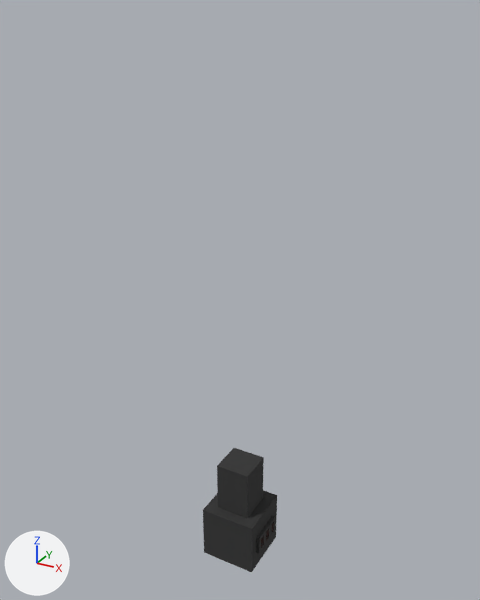
Two versions of the FBX model Assets/Furnace/Furnace.fbx, one commit apart.
Both versions are drawn from a camera (50 mm lens) standing at (9.31, -16.96, 17.56) and looking at (-0.19, 0.31, 8.92). Every picture has the same lights, and +X, +Y and +Z are marked at lower left. Where no turn or scale is listed for an object, it has been applied to the vertices.

The older version as bpy lines, for what is in view:
```python
me_cube = bpy.data.meshes.new('Cube')
me_cube.from_pydata(...)  # 104 vertices, 102 faces; spans x -1.0..1.13, y -1.0..1.0, z -1.0..2.83
# faces by material slot: [99, 3]
me_cube.materials.append(mat_furnace)  # black #323232
me_cube.materials.append(mat_fire)  # red #ae4f39
ob_cube = bpy.data.objects.new('Cube', me_cube)
ob_cube.location = (0.0, 0.0, 0.0)
```
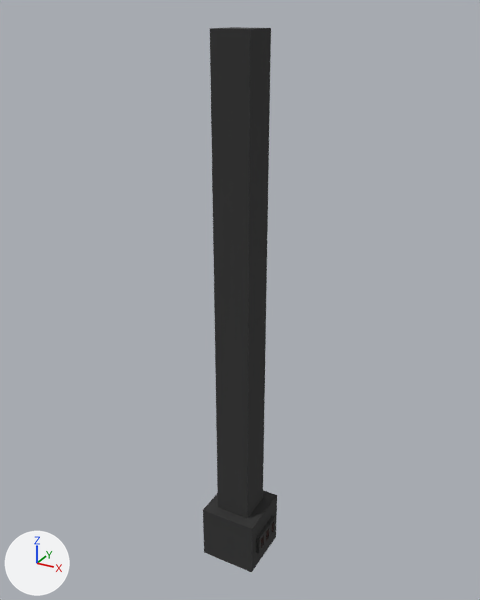
Changed parts and their boxes [x1, y1, x2, y2] in the pictures (480 x 600 px):
```json
{"object": "Cube", "change": "reshaped", "before": [203, 448, 277, 572], "after": [203, 27, 277, 572], "on screen": "337% taller"}
{"part": 1, "of": "me_cube", "change": "built on", "before": [217, 448, 264, 477], "after": [210, 27, 271, 477]}
```

Edits to the scene script, one JSON object a line:
```json
{"block": "me_cube", "where": "# used by ob_cube; location = (0.0, 0.0, 0.0)"}
{"op": "remove", "block": "me_cube", "code": "me_cube.from_pydata(...)  # 104 vertices, 102 faces; spans x -1.0..1.13, y -1.0..1.0, z -1.0..2.83"}
{"op": "add", "block": "me_cube", "code": "me_cube.from_pydata(...)  # 116 vertices, 114 faces; spans x -1.0..1.13, y -1.0..1.0, z -1.0..17.06"}
{"block": "me_cube", "change": "me_cube part 1"}
{"block": "me_cube", "change": "5 faces are deleted"}
{"block": "me_cube", "change": "12 new vertices lie (0.0, 0.0, 14.23) away from vertices in x -0.61..0.61, y -0.61..0.61, z 2.83"}
{"block": "me_cube", "change": "17 new faces join them, mat_furnace (black #323232)"}
```
